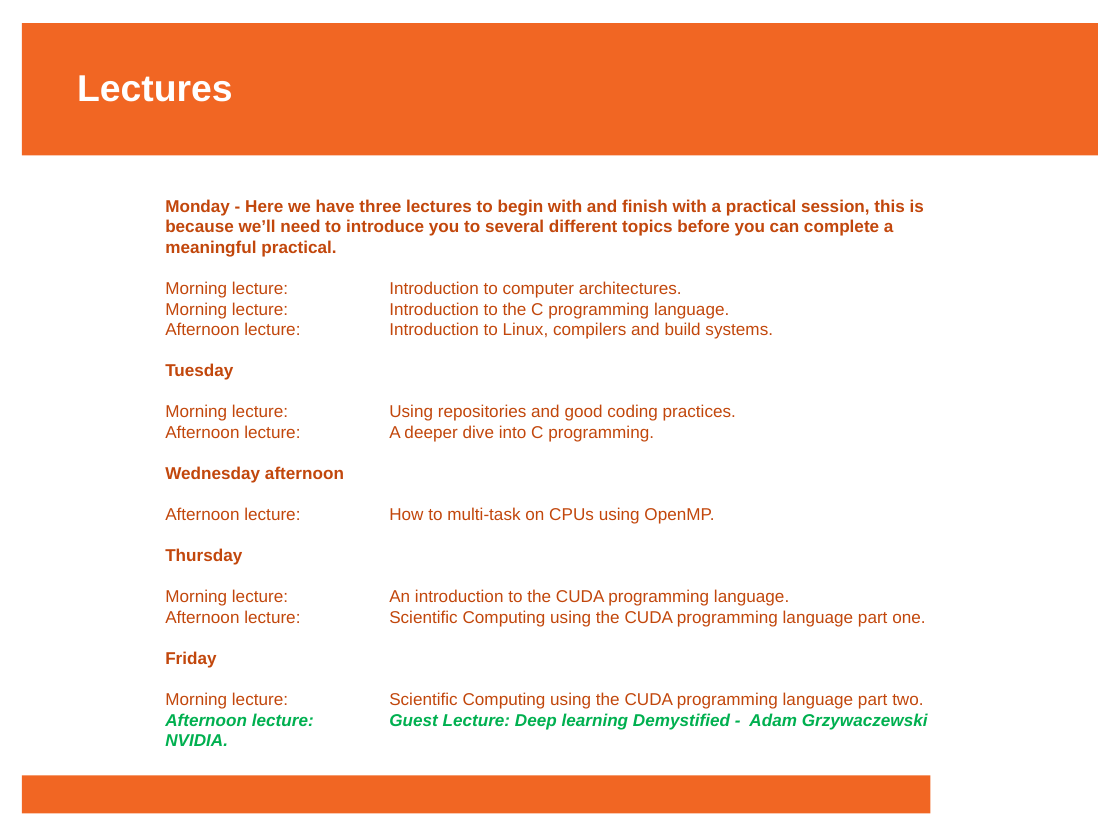
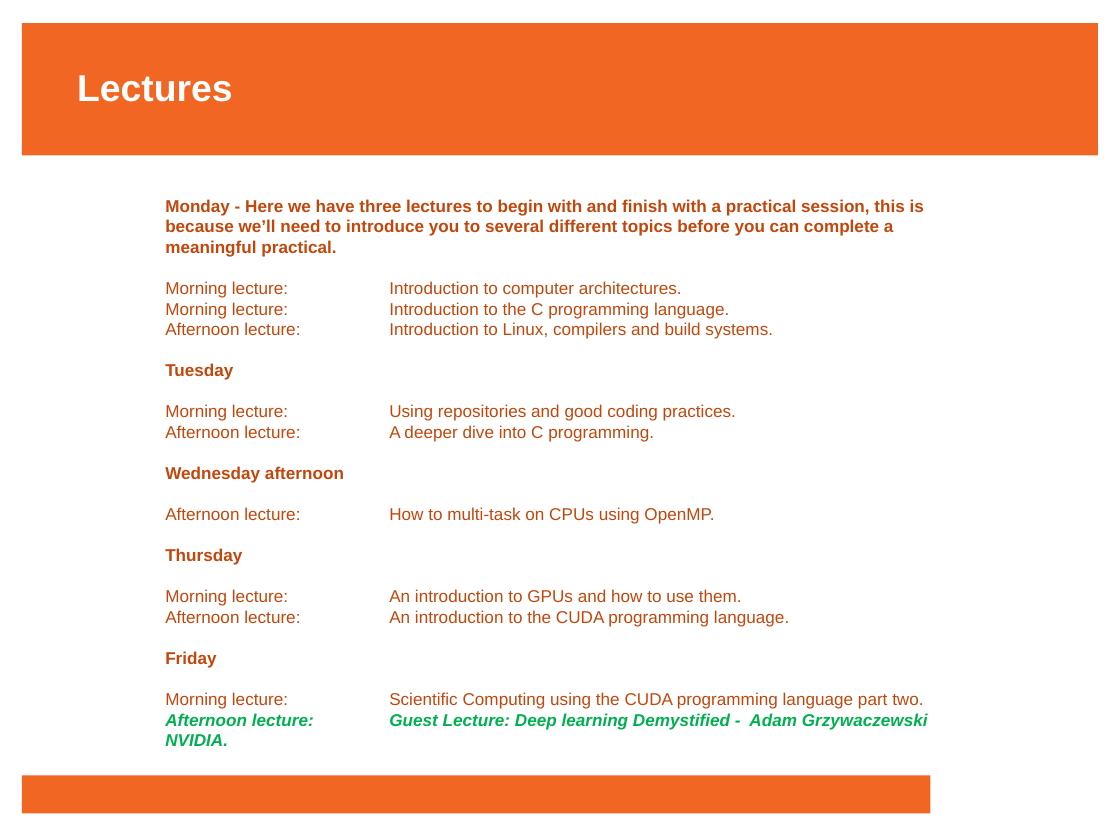
Before and after one commit to francisjudd/CWM-HPC, a slide deck: slide 4 of lectures/pptx/0_Introduction.pptx. Drawn at 1120x840 pixels with LibreOffice and Linux fonts; fonts in the diff are those of the drawing; background and template pictures are left out. Boxes give left, top, right and bottom in pixels: in the first picture for what was removed or moved away, otherwise in the second. Text is boxed around its words. In the diff, an @@ line names an element or a change of style, - is before the commit and + after.

Commit message:
Updated lecture slides and practicals

```diff
--- a/lectures/pptx/0_Introduction.pptx
+++ b/lectures/pptx/0_Introduction.pptx
@@ text at (165, 589, 789, 627): text changed @@
-Morning lecture: An introduction to the CUDA programming language.
-Afternoon lecture: Scientific Computing using the CUDA programming language part one.
+Morning lecture: An introduction to GPUs and how to use them.
+Afternoon lecture: An introduction to the CUDA programming language.
```
Also in this commit, not shown: 25 other files.
